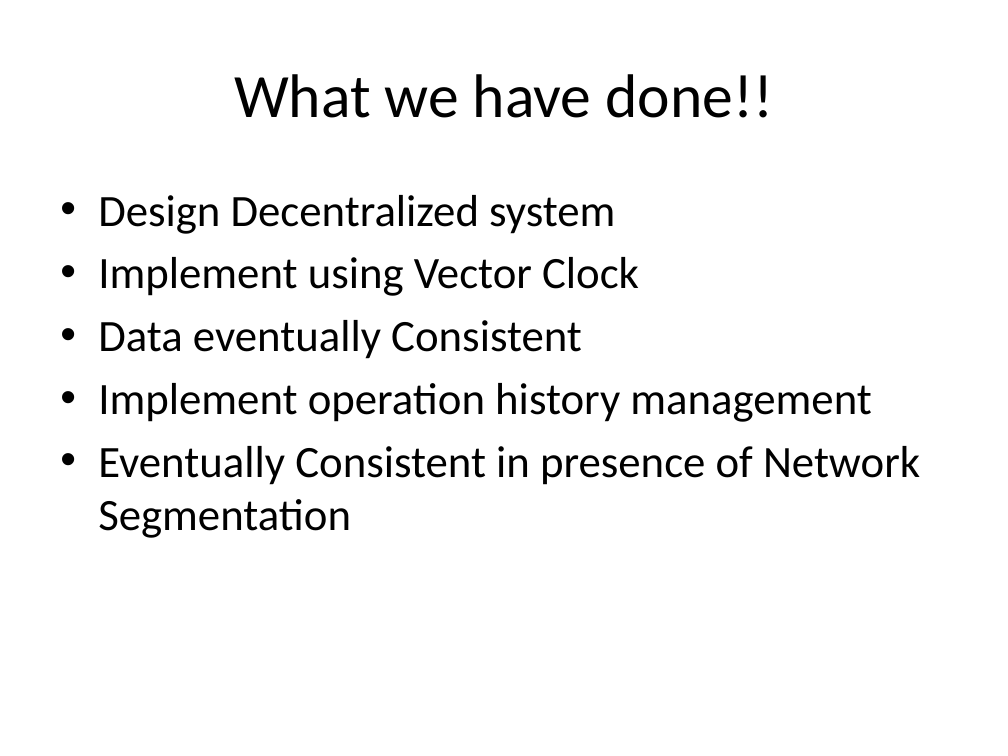
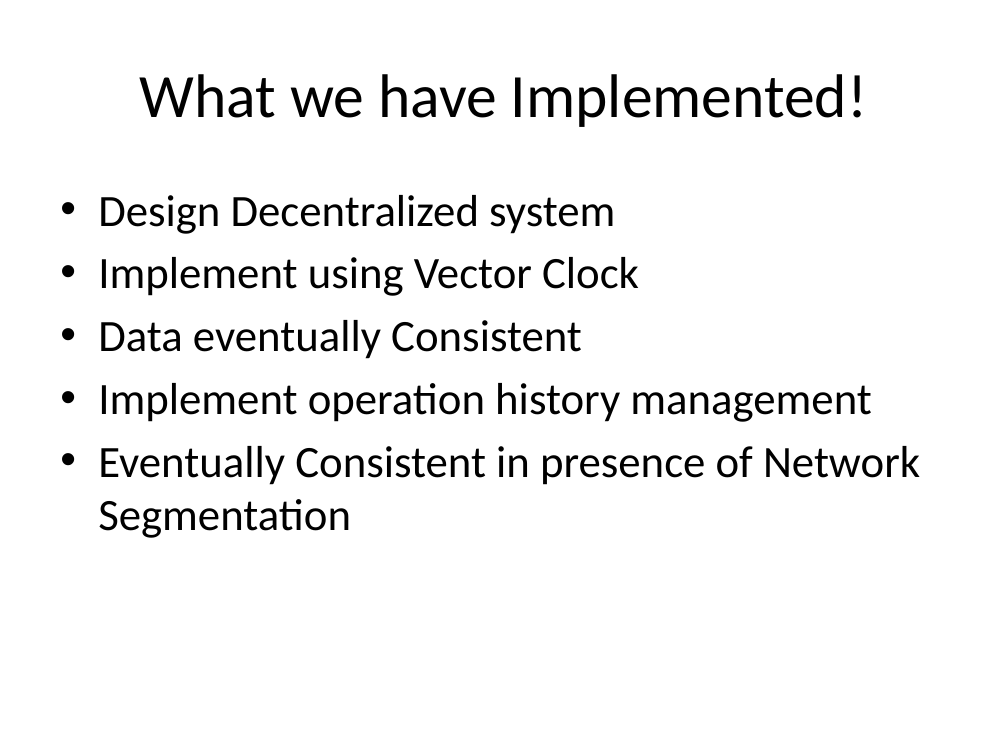
Before and after one commit to RajibTheKing/Distributed-System, a slide deck: slide 2 of Lab_Excercises/Lab3/Lab 3 (Distributed System).pptx. Drawn at 1008x756 pixels with LibreOffice and Linux fonts; fonts in the diff are those of the drawing. Boxes give left, top, right and bottom in pixels: in the first picture for what was removed or moved away, otherwise in the second. Text is boxed around its words. In the diff, an @@ line names an element or a change of style, - is before the commit and + after.

```diff
--- a/Lab_Excercises/Lab3/Lab 3 (Distributed System).pptx
+++ b/Lab_Excercises/Lab3/Lab 3 (Distributed System).pptx
@@ title at (140, 74, 867, 127): text changed @@
-What we have done!!
+What we have Implemented!
```
Also in this commit, not shown: 1 other slide changed, 1 slide added.
